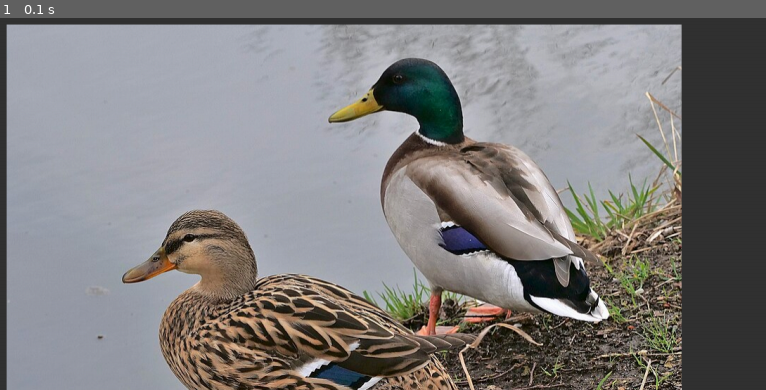
Above: before the commit, frame 1.
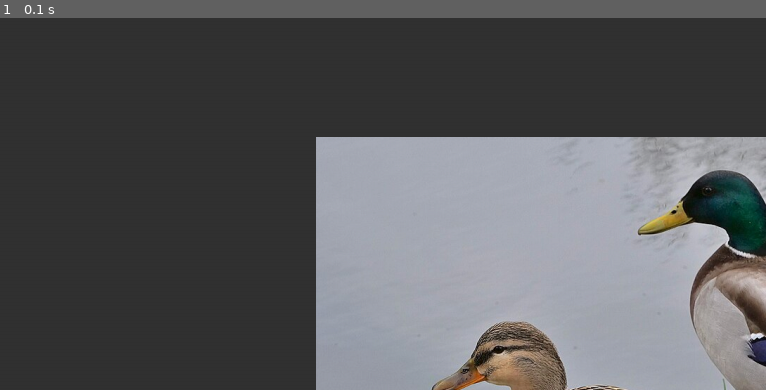
Above: after the commit, the same moment.

Repository: frqubit/pygame-zer
Game: pygame game, started from examples/flags.py
Same seed, same stepped clock (60 frames per second), same inputs: the game is played once before the commit and once after it.
Inputs:
- Up to frame 1 (0.1 s): no input

The runs differ from the first frame. In frame 1, 84% of the frame differs, in the area x 0-100%, y 1-100%.

Commit message:
fixed zoom into center

Diff:
--- a/examples/flags.py
+++ b/examples/flags.py
@@ -3,6 +3,7 @@
 import pygame
 
 import pygame_zer
+from pygame_zer.types import vec2f
 
 arg1 = sys.argv[1] if len(sys.argv) > 1 else ["", ""]
 flags = pygame_zer.DriverFlags.empty()
@@ -14,6 +15,7 @@
 pygame.init()
 screen = pygame.display.set_mode((1280, 720))
 zerdriver = pygame_zer.PygameDriver(screen, flags=flags)
+zerdriver.camera.set_camera_world_center(vec2f(200, 200))
 
 # https://commons.wikimedia.org/wiki/File:Anas_platyrhynchos_(mixed_pair)_(32428014687).jpg
 image = pygame.image.load("examples/ducks.jpg")
--- a/src/pygame_zer/camera.py
+++ b/src/pygame_zer/camera.py
@@ -160,10 +160,7 @@
             out and 1 zooms in. All other
             values are unintended behavior.
         """
-        center: Vec2f = vec2f(
-            self.topleft[0] + ((self.rendersize[0] / self.camerazoom) / 2),
-            self.topleft[1] + ((self.rendersize[1] / self.camerazoom) / 2),
-        )
+        center: Vec2f = self.camera_world_center
 
         rel = f(rel)
 
